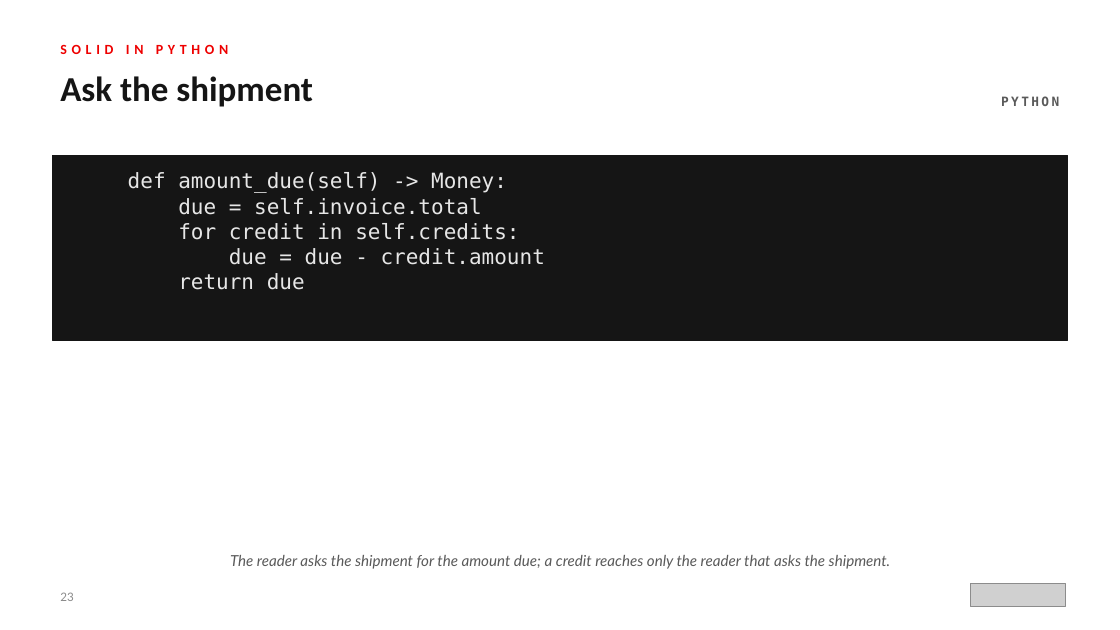
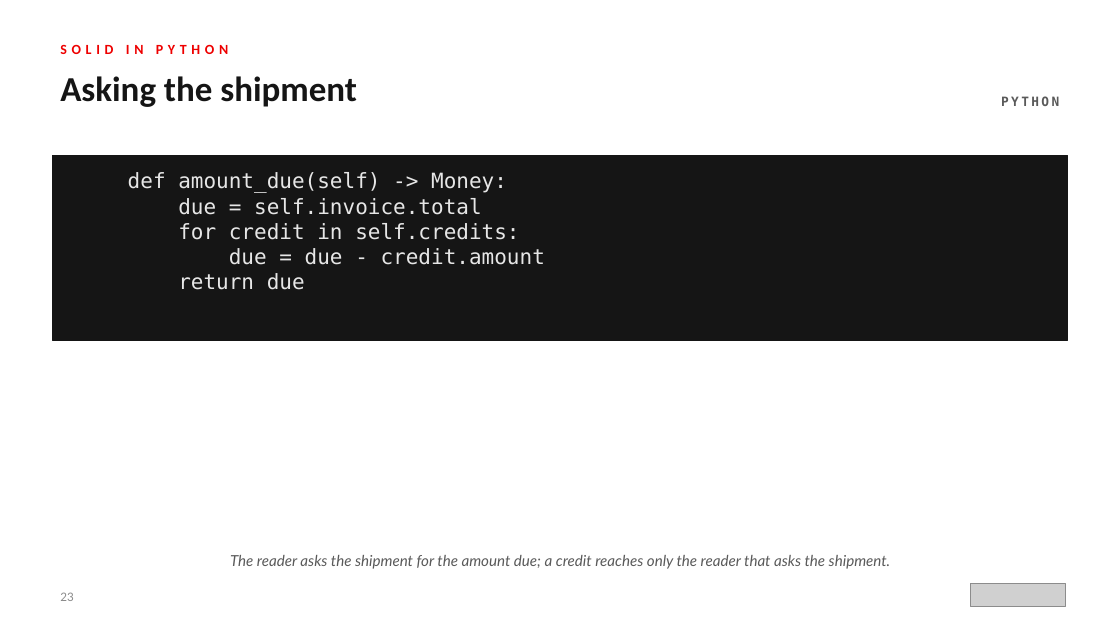
Before and after one commit to patterncatalyst/design-patterns-with-python, a slide deck: slide 23 of presentation/design-patterns-with-python-101-patterns-and-solid.pptx. Drawn at 1120x630 pixels with LibreOffice and Linux fonts; fonts in the diff are those of the drawing; grey boxes stand for pictures. Boxes give left, top, right and bottom in pixels: in the first picture for what was removed or moved away, otherwise in the second. Text is boxed around its words. In the diff, an @@ line names an element or a change of style, - is before the commit and + after.

```diff
--- a/presentation/design-patterns-with-python-101-patterns-and-solid.pptx
+++ b/presentation/design-patterns-with-python-101-patterns-and-solid.pptx
@@ text at <box>60,76,357,107</box>: text changed @@
-Ask the shipment
+Asking the shipment
```
Also in this commit, not shown: 13 other slides changed, 3 other files.
